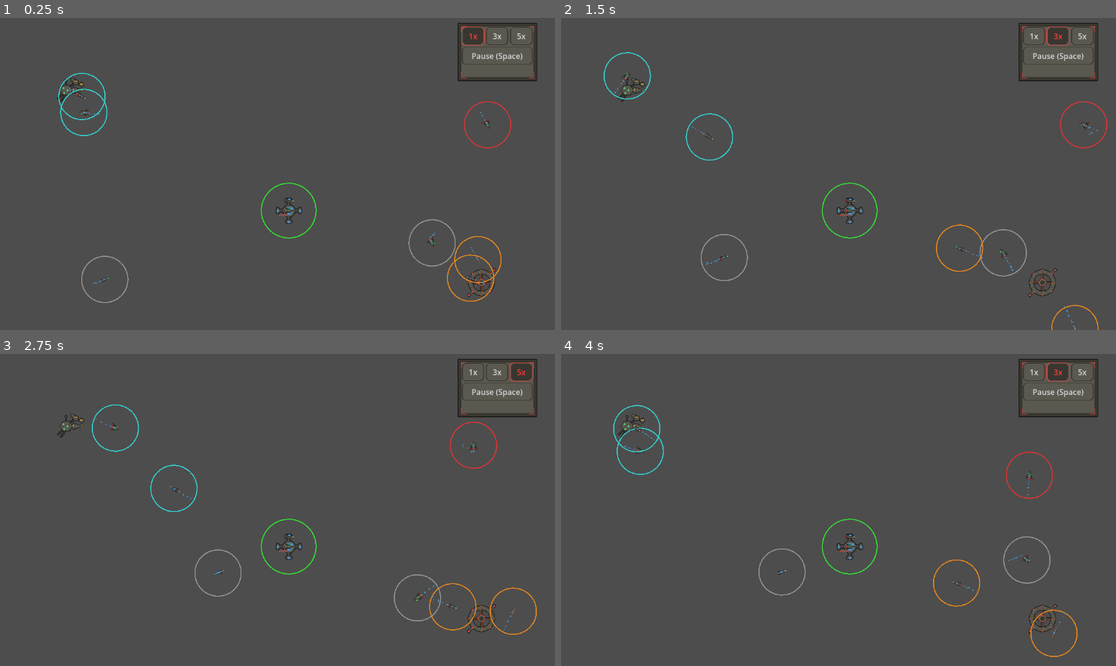
Above: before the commit, frames 1-4 (two rows, left to right).
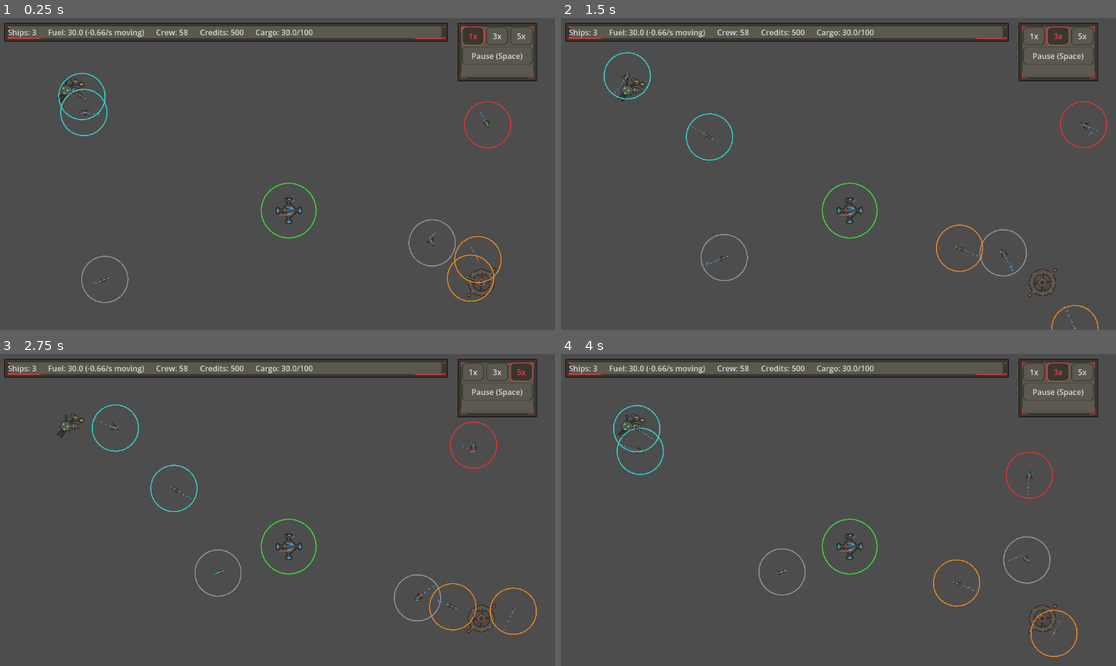
Above: after the commit, the same moments.

Repository: darthlemi/SpaceGame
Game: Godot game, scene res://scenes/campaign/campaign_scene.tscn
The game is run twice, just before and just after one commit, with the same random seed, the same clock (stepped at 60 frames per second) and the same inputs.
Inputs:
- Up to frame 1 (0.25 s): no input
- Up to frame 2 (1.5 s): click "1x" at 0.5 s; click "3x" at 1.25 s
- Up to frame 3 (2.75 s): click "5x" at 2 s
- Up to frame 4 (4 s): click "1x" at 2.75 s; click "3x" at 3.5 s

The runs differ from the first frame. In frame 1, 2.4% of the frame differs, in the area x 0-81%, y 1-8%; in frame 2, 2.4%; in frame 3, 2.4%; in frame 4, 2.4%.

Commit message:
Add fleet status bar with fuel consumption and crew
- FleetStatusBar (top of campaign map): ships, fuel + burn rate, crew, credits, cargo
- ShipType BASE_STATS gains per-class crew and fuel_burn (per 1000 map units)
- CampaignFleet: consume_fuel, crew_total, fuel_amount, fuel_burn_per_distance,
  fuel_burn_rate, travel_speed (25% crawl when out of fuel)
- Player icon burns fuel by distance moved; NPC fleets carry no fuel and are exempt
- New campaigns start with 30 fuel
- Tests: fleet fuel/crew math, icon burn/crawl/NPC exemption, status bar layout

Co-Authored-By: Claude Opus 5.5 <noreply@anthropic.com>

Diff:
--- a/scenes/campaign/campaign_scene.tscn
+++ b/scenes/campaign/campaign_scene.tscn
@@ -1,10 +1,11 @@
-[gd_scene load_steps=5 format=3]
+[gd_scene load_steps=6 format=3]
 
 [ext_resource type="Script" path="res://scripts/campaign/campaign_scene.gd" id="1"]
 [ext_resource type="PackedScene" path="res://scenes/campaign/trade_panel.tscn" id="2"]
 [ext_resource type="PackedScene" path="res://scenes/campaign/loot_panel.tscn" id="3"]
 [ext_resource type="PackedScene" path="res://scenes/ui/speed_controls.tscn" id="4"]
 [ext_resource type="PackedScene" path="res://scenes/campaign/refit_panel.tscn" id="5"]
+[ext_resource type="PackedScene" path="res://scenes/ui/fleet_status_bar.tscn" id="6"]
 
 [node name="CampaignScene" type="Node2D"]
 script = ExtResource("1")
@@ -44,3 +45,5 @@
 [node name="LootPanel" type="Control" parent="UILayer" instance=ExtResource("3")]
 
 [node name="SpeedControls" parent="UILayer" instance=ExtResource("4")]
+
+[node name="FleetStatusBar" parent="UILayer" instance=ExtResource("6")]
--- /dev/null
+++ b/scenes/ui/fleet_status_bar.tscn
@@ -0,0 +1,39 @@
+[gd_scene load_steps=2 format=3]
+
+[ext_resource type="Script" path="res://scripts/ui/fleet_status_bar.gd" id="1"]
+
+[node name="FleetStatusBar" type="Control"]
+offset_left = 10.0
+offset_top = 10.0
+offset_right = 930.0
+offset_bottom = 49.0
+mouse_filter = 2
+script = ExtResource("1")
+
+[node name="Background" type="Panel" parent="."]
+offset_right = 920.0
+offset_bottom = 39.0
+mouse_filter = 2
+
+[node name="Layout" type="HBoxContainer" parent="."]
+offset_left = 8.0
+offset_top = 8.0
+offset_right = 912.0
+offset_bottom = 31.0
+mouse_filter = 2
+theme_override_constants/separation = 24
+
+[node name="ShipsLabel" type="Label" parent="Layout"]
+text = "Ships: 0"
+
+[node name="FuelLabel" type="Label" parent="Layout"]
+text = "Fuel: 0.0"
+
+[node name="CrewLabel" type="Label" parent="Layout"]
+text = "Crew: 0"
+
+[node name="CreditsLabel" type="Label" parent="Layout"]
+text = "Credits: 0"
+
+[node name="CargoLabel" type="Label" parent="Layout"]
+text = "Cargo: 0.0/0"
--- a/scripts/campaign/campaign_fleet.gd
+++ b/scripts/campaign/campaign_fleet.gd
@@ -3,6 +3,10 @@
 
 enum Faction { PLAYER, NEUTRAL, TRADER, PIRATE, DOMINION, FREEHOLD }
 enum Role { COMBAT, TRADER }
+
+# Out of fuel the fleet still crawls, so the player can always limp to a base.
+const EMPTY_FUEL_SPEED_FACTOR := 0.25
+const FUEL_BURN_DISTANCE := 1000.0
 
 @export var fleet_id: String = ""
 @export var role: Role = Role.COMBAT
@@ -49,3 +53,31 @@
 		sum += amount
 	sum += part_inventory.size()
 	return sum
+
+func consume_fuel(distance: float) -> void:
+	var held := fuel_amount()
+	if held <= 0.0 or distance <= 0.0:
+		return
+	cargo[Commodity.Type.FUEL] = max(0.0, held - fuel_burn_per_distance() * distance)
+
+func crew_total() -> int:
+	var sum := 0
+	for comp in ship_compositions:
+		sum += ShipType.crew_for(ShipType.kind_of(comp))
+	return sum
+
+func fuel_amount() -> float:
+	return cargo.get(Commodity.Type.FUEL, 0.0)
+
+func fuel_burn_per_distance() -> float:
+	var sum := 0.0
+	for comp in ship_compositions:
+		sum += ShipType.fuel_burn_for(ShipType.kind_of(comp))
+	return sum / FUEL_BURN_DISTANCE
+
+# Fuel per second at full cruise speed (what the player burns while moving).
+func fuel_burn_rate() -> float:
+	return fuel_burn_per_distance() * speed
+
+func travel_speed() -> float:
+	return speed if fuel_amount() > 0.0 else speed * EMPTY_FUEL_SPEED_FACTOR
--- a/scripts/campaign/campaign_fleet_icon.gd
+++ b/scripts/campaign/campaign_fleet_icon.gd
@@ -111,10 +111,15 @@
 		BehaviorType.PLAYER:
 			pass
 	_move_target = _move_target.clamp(MAP_MIN, MAP_MAX)
+	# Only the player runs on fuel; NPC fleets carry none and would crawl forever.
+	var is_player := behavior_type == BehaviorType.PLAYER
+	var step_speed := fleet.travel_speed() if is_player else fleet.speed
 	var previous_position := global_position
-	global_position = global_position.move_toward(_move_target, fleet.speed * delta)
+	global_position = global_position.move_toward(_move_target, step_speed * delta)
 	fleet.position = global_position
 	var movement := global_position - previous_position
+	if is_player:
+		fleet.consume_fuel(movement.length())
 	if movement.length() > HEADING_EPSILON:
 		_heading_angle = movement.angle()
 	var is_moving := movement.length() > HEADING_EPSILON
--- a/scripts/campaign/campaign_scene.gd
+++ b/scripts/campaign/campaign_scene.gd
@@ -6,6 +6,7 @@
 const CampaignFleet = preload("res://scripts/campaign/campaign_fleet.gd")
 
 const HOME_BASE_POSITION := Vector2(600, 400)
+const PLAYER_STARTING_FUEL := 30.0
 
 var player_icon: CampaignFleetIcon
 var enemy_icons: Array[CampaignFleetIcon] = []
@@ -66,6 +67,7 @@
 		{"ship_type": ShipType.Kind.CAPITAL, "max_hp": 100.0, "current_hp": 100.0, "max_shield": 50.0, "current_shield": 50.0},
 		{"ship_type": ShipType.Kind.FREIGHTER, "max_hp": 100.0, "current_hp": 100.0, "max_shield": 50.0, "current_shield": 50.0},
 	]
+	player.cargo = {Commodity.Type.FUEL: PLAYER_STARTING_FUEL}
 	CampaignState.player_fleet = player
 
 	var pirate := CampaignFleet.new()
--- a/scripts/ship/ship_type.gd
+++ b/scripts/ship/ship_type.gd
@@ -11,10 +11,11 @@
 	Kind.CAPITAL: "res://scenes/ship/ship_capital.tscn",
 }
 
+# fuel_burn: Fuel units consumed per CampaignFleet.FUEL_BURN_DISTANCE map units travelled.
 const BASE_STATS := {
-	Kind.CORVETTE: {"max_hp": 60.0, "max_shield": 20.0, "cargo_capacity": 20.0, "engine_hp": 25.0, "weapon_mount_hp": 15.0, "weapon_mount_count": 1},
-	Kind.FREIGHTER: {"max_hp": 80.0, "max_shield": 20.0, "cargo_capacity": 60.0, "engine_hp": 35.0, "weapon_mount_hp": 0.0, "weapon_mount_count": 0},
-	Kind.CAPITAL: {"max_hp": 220.0, "max_shield": 80.0, "cargo_capacity": 20.0, "engine_hp": 70.0, "weapon_mount_hp": 30.0, "weapon_mount_count": 3},
+	Kind.CORVETTE: {"max_hp": 60.0, "max_shield": 20.0, "cargo_capacity": 20.0, "engine_hp": 25.0, "weapon_mount_hp": 15.0, "weapon_mount_count": 1, "crew": 12, "fuel_burn": 1.0},
+	Kind.FREIGHTER: {"max_hp": 80.0, "max_shield": 20.0, "cargo_capacity": 60.0, "engine_hp": 35.0, "weapon_mount_hp": 0.0, "weapon_mount_count": 0, "crew": 6, "fuel_burn": 1.5},
+	Kind.CAPITAL: {"max_hp": 220.0, "max_shield": 80.0, "cargo_capacity": 20.0, "engine_hp": 70.0, "weapon_mount_hp": 30.0, "weapon_mount_count": 3, "crew": 40, "fuel_burn": 3.0},
 }
 
 const WEAPON_POOL: Array[String] = [
@@ -91,6 +92,12 @@
 static func cargo_capacity_for(kind: Kind) -> float:
 	return BASE_STATS[kind]["cargo_capacity"]
 
+static func crew_for(kind: Kind) -> int:
+	return BASE_STATS[kind]["crew"]
+
+static func fuel_burn_for(kind: Kind) -> float:
+	return BASE_STATS[kind]["fuel_burn"]
+
 static func new_composition(kind: Kind) -> Dictionary:
 	var stats: Dictionary = BASE_STATS[kind]
 	var mount_hp: Array[float] = []
--- /dev/null
+++ b/scripts/ui/fleet_status_bar.gd
@@ -0,0 +1,34 @@
+extends Control
+
+const EMPTY_FUEL_COLOR := Color(1.0, 0.3, 0.3, 1.0)
+
+@onready var ships_label: Label = $Layout/ShipsLabel
+@onready var fuel_label: Label = $Layout/FuelLabel
+@onready var crew_label: Label = $Layout/CrewLabel
+@onready var credits_label: Label = $Layout/CreditsLabel
+@onready var cargo_label: Label = $Layout/CargoLabel
+
+func _ready() -> void:
+	# Keep refreshing while docked (tree paused) so trades show up immediately.
+	process_mode = Node.PROCESS_MODE_ALWAYS
+	_update_display()
+
+func _process(_delta: float) -> void:
+	_update_display()
+
+func _update_display() -> void:
+	# CampaignScene bootstraps the player fleet in its own _ready, after ours.
+	var fleet: CampaignFleet = CampaignState.player_fleet
+	if fleet == null:
+		return
+	ships_label.text = "Ships: %d" % fleet.ship_compositions.size()
+	var fuel := fleet.fuel_amount()
+	if fuel > 0.0:
+		fuel_label.text = "Fuel: %.1f (-%.2f/s moving)" % [fuel, fleet.fuel_burn_rate()]
+		fuel_label.remove_theme_color_override("font_color")
+	else:
+		fuel_label.text = "Fuel: EMPTY (%d%% speed)" % roundi(CampaignFleet.EMPTY_FUEL_SPEED_FACTOR * 100.0)
+		fuel_label.add_theme_color_override("font_color", EMPTY_FUEL_COLOR)
+	crew_label.text = "Crew: %d" % fleet.crew_total()
+	credits_label.text = "Credits: %d" % CampaignState.credits
+	cargo_label.text = "Cargo: %.1f/%d" % [fleet.cargo_total(), fleet.cargo_capacity()]
--- a/tests/test_campaign_fleet.gd
+++ b/tests/test_campaign_fleet.gd
@@ -99,4 +99,38 @@
 	if parts_fleet.cargo_total() != 7.0:
 		failures.append("cargo_total: expected commodities (5) + part_inventory (2) == 7.0, got %s" % parts_fleet.cargo_total())
 
+	var fuel_fleet := CampaignFleet.new()
+	fuel_fleet.speed = 100.0
+	fuel_fleet.ship_compositions = [ShipType.new_composition(ShipType.Kind.CORVETTE), ShipType.new_composition(ShipType.Kind.CAPITAL)]
+	var expected_crew := ShipType.crew_for(ShipType.Kind.CORVETTE) + ShipType.crew_for(ShipType.Kind.CAPITAL)
+	if fuel_fleet.crew_total() != expected_crew:
+		failures.append("crew_total: expected %d, got %d" % [expected_crew, fuel_fleet.crew_total()])
+	var expected_burn := (ShipType.fuel_burn_for(ShipType.Kind.CORVETTE) + ShipType.fuel_burn_for(ShipType.Kind.CAPITAL)) / CampaignFleet.FUEL_BURN_DISTANCE
+	if not is_equal_approx(fuel_fleet.fuel_burn_per_distance(), expected_burn):
+		failures.append("fuel_burn_per_distance: expected %s, got %s" % [expected_burn, fuel_fleet.fuel_burn_per_distance()])
+	if not is_equal_approx(fuel_fleet.fuel_burn_rate(), expected_burn * 100.0):
+		failures.append("fuel_burn_rate: expected burn/distance * speed, got %s" % fuel_fleet.fuel_burn_rate())
+
+	if fuel_fleet.fuel_amount() != 0.0:
+		failures.append("fuel_amount: expected 0.0 with no Fuel cargo, got %s" % fuel_fleet.fuel_amount())
+	if not is_equal_approx(fuel_fleet.travel_speed(), 100.0 * CampaignFleet.EMPTY_FUEL_SPEED_FACTOR):
+		failures.append("travel_speed: expected crawl speed with no fuel, got %s" % fuel_fleet.travel_speed())
+	fuel_fleet.consume_fuel(500.0)
+	if fuel_fleet.cargo.has(Commodity.Type.FUEL):
+		failures.append("consume_fuel: expected no Fuel key created when there is no fuel to burn")
+
+	fuel_fleet.cargo = {Commodity.Type.FUEL: 10.0}
+	if fuel_fleet.travel_speed() != 100.0:
+		failures.append("travel_speed: expected full speed with fuel, got %s" % fuel_fleet.travel_speed())
+	fuel_fleet.consume_fuel(1000.0)
+	if not is_equal_approx(fuel_fleet.fuel_amount(), 10.0 - expected_burn * 1000.0):
+		failures.append("consume_fuel: expected %s left after 1000 units, got %s" % [10.0 - expected_burn * 1000.0, fuel_fleet.fuel_amount()])
+	var fuel_before_negative := fuel_fleet.fuel_amount()
+	fuel_fleet.consume_fuel(-50.0)
+	if fuel_fleet.fuel_amount() != fuel_before_negative:
+		failures.append("consume_fuel: expected negative distance to be ignored, got %s" % fuel_fleet.fuel_amount())
+	fuel_fleet.consume_fuel(100000.0)
+	if fuel_fleet.fuel_amount() != 0.0:
+		failures.append("consume_fuel: expected fuel clamped at 0.0, got %s" % fuel_fleet.fuel_amount())
+
 	return failures
--- a/tests/test_campaign_fleet_icon.gd
+++ b/tests/test_campaign_fleet_icon.gd
@@ -363,4 +363,49 @@
 	small_icon.queue_free()
 	large_icon.queue_free()
 
+	# Fuel: the player burns fuel while moving and crawls once empty; NPC
+	# fleets carry no fuel and must keep full speed.
+	var fueled_fleet := CampaignFleet.new()
+	fueled_fleet.speed = 100.0
+	fueled_fleet.ship_compositions = [ShipType.new_composition(ShipType.Kind.CAPITAL)]
+	fueled_fleet.cargo = {Commodity.Type.FUEL: 50.0}
+	var empty_fleet := CampaignFleet.new()
+	empty_fleet.speed = 100.0
+	empty_fleet.ship_compositions = [ShipType.new_composition(ShipType.Kind.CAPITAL)]
+	var npc_fleet := CampaignFleet.new()
+	npc_fleet.speed = 100.0
+	npc_fleet.ship_compositions = [ShipType.new_composition(ShipType.Kind.CAPITAL)]
+
+	var fuel_icons: Array[CampaignFleetIcon] = []
+	for fuel_case in [[fueled_fleet, CampaignFleetIcon.BehaviorType.PLAYER], [empty_fleet, CampaignFleetIcon.BehaviorType.PLAYER], [npc_fleet, CampaignFleetIcon.BehaviorType.TRADER]]:
+		var fuel_icon: CampaignFleetIcon = CampaignFleetIconScene.instantiate()
+		fuel_icon.behavior_type = fuel_case[1]
+		tree.root.add_child(fuel_icon)
+		fuel_icon.setup(fuel_case[0], Vector2.ZERO)
+		# Far-off target so no icon arrives (and stops) during the window.
+		fuel_icon.set_route_endpoints(Vector2(3000, 0), Vector2(3000, 0))
+		fuel_icon.set_move_target(Vector2(3000, 0))
+		fuel_icons.append(fuel_icon)
+	for i in 10:
+		await tree.physics_frame
+
+	var fueled_moved: float = fuel_icons[0].global_position.length()
+	var empty_moved: float = fuel_icons[1].global_position.length()
+	var npc_moved: float = fuel_icons[2].global_position.length()
+	if fueled_fleet.fuel_amount() >= 50.0:
+		failures.append("fuel: expected the moving player fleet to burn fuel, still at %s" % fueled_fleet.fuel_amount())
+	if not is_equal_approx(50.0 - fueled_fleet.fuel_amount(), fueled_moved * fueled_fleet.fuel_burn_per_distance()):
+		failures.append("fuel: expected burn proportional to distance %s, burned %s" % [fueled_moved, 50.0 - fueled_fleet.fuel_amount()])
+	if fueled_moved <= 0.0 or empty_moved <= 0.0:
+		failures.append("fuel: expected both player fleets to move (fueled %s, empty %s)" % [fueled_moved, empty_moved])
+	elif not is_equal_approx(empty_moved / fueled_moved, CampaignFleet.EMPTY_FUEL_SPEED_FACTOR):
+		failures.append("fuel: expected empty fleet at %s of full speed, got %s" % [CampaignFleet.EMPTY_FUEL_SPEED_FACTOR, empty_moved / fueled_moved])
+	if not is_equal_approx(npc_moved, fueled_moved):
+		failures.append("fuel: expected fuel-less NPC fleet at full speed (%s), moved %s" % [fueled_moved, npc_moved])
+	if npc_fleet.cargo.has(Commodity.Type.FUEL):
+		failures.append("fuel: expected NPC fleet cargo untouched by fuel burn")
+
+	for fuel_icon in fuel_icons:
+		fuel_icon.queue_free()
+
 	return failures
--- a/tests/test_campaign_scene_trading.gd
+++ b/tests/test_campaign_scene_trading.gd
@@ -61,6 +61,21 @@
 		UiLayoutCheck.check_panel_layout(panel, failures)
 	# Docking auto-pauses, so the PAUSED label is shown and checked too.
 	UiLayoutCheck.check_panel_layout(scene.get_node("UILayer/SpeedControls"), failures)
+	# The status bar is always on screen, so it must clear every docking panel.
+	var status_bar: Control = scene.get_node("UILayer/FleetStatusBar")
+	var status_rect: Rect2 = status_bar.get_node("Background").get_global_rect()
+	for other_rect in [speed_rect, trade_rect, refit_rect]:
+		if status_rect.intersects(other_rect):
+			failures.append("expected FleetStatusBar %s not to overlap %s" % [status_rect, other_rect])
+	if not viewport_rect.encloses(status_rect):
+		failures.append("expected FleetStatusBar %s inside the viewport %s" % [status_rect, viewport_rect])
+	UiLayoutCheck.check_panel_layout(status_bar, failures)
+	var crew_text: String = status_bar.get_node("Layout/CrewLabel").text
+	if crew_text != "Crew: %d" % campaign_state.player_fleet.crew_total():
+		failures.append("expected FleetStatusBar crew label to show the fleet crew total, got '%s'" % crew_text)
+	var fuel_text: String = status_bar.get_node("Layout/FuelLabel").text
+	if not fuel_text.begins_with("Fuel: %.1f" % campaign_state.player_fleet.fuel_amount()):
+		failures.append("expected FleetStatusBar fuel label to show the fleet's fuel, got '%s'" % fuel_text)
 	refit_panel.equip_button.pressed.emit()
 	await tree.process_frame
 	UiLayoutCheck.check_panel_layout(refit_panel, failures)
--- a/tests/test_ship_type.gd
+++ b/tests/test_ship_type.gd
@@ -14,6 +14,14 @@
 		failures.append("cargo_capacity_for: expected Freighter == 60.0, got %s" % ShipType.cargo_capacity_for(ShipType.Kind.FREIGHTER))
 	if ShipType.cargo_capacity_for(ShipType.Kind.CAPITAL) != 20.0:
 		failures.append("cargo_capacity_for: expected Capital == 20.0, got %s" % ShipType.cargo_capacity_for(ShipType.Kind.CAPITAL))
+
+	for kind in ShipType.Kind.values():
+		if ShipType.crew_for(kind) <= 0:
+			failures.append("crew_for: expected a positive crew complement for kind %s" % kind)
+		if ShipType.fuel_burn_for(kind) <= 0.0:
+			failures.append("fuel_burn_for: expected a positive fuel burn for kind %s" % kind)
+	if ShipType.crew_for(ShipType.Kind.CAPITAL) <= ShipType.crew_for(ShipType.Kind.CORVETTE):
+		failures.append("crew_for: expected Capital to need more crew than Corvette")
 
 	var comp := ShipType.new_composition(ShipType.Kind.CAPITAL)
 	if comp["ship_type"] != ShipType.Kind.CAPITAL:
